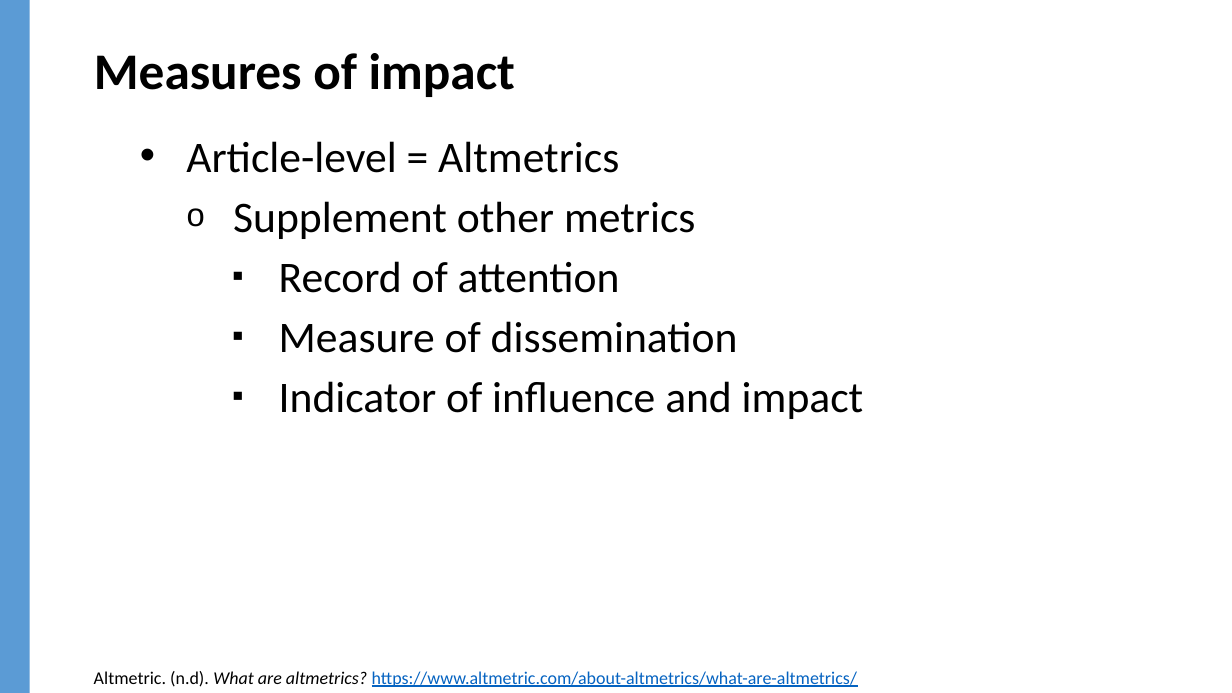
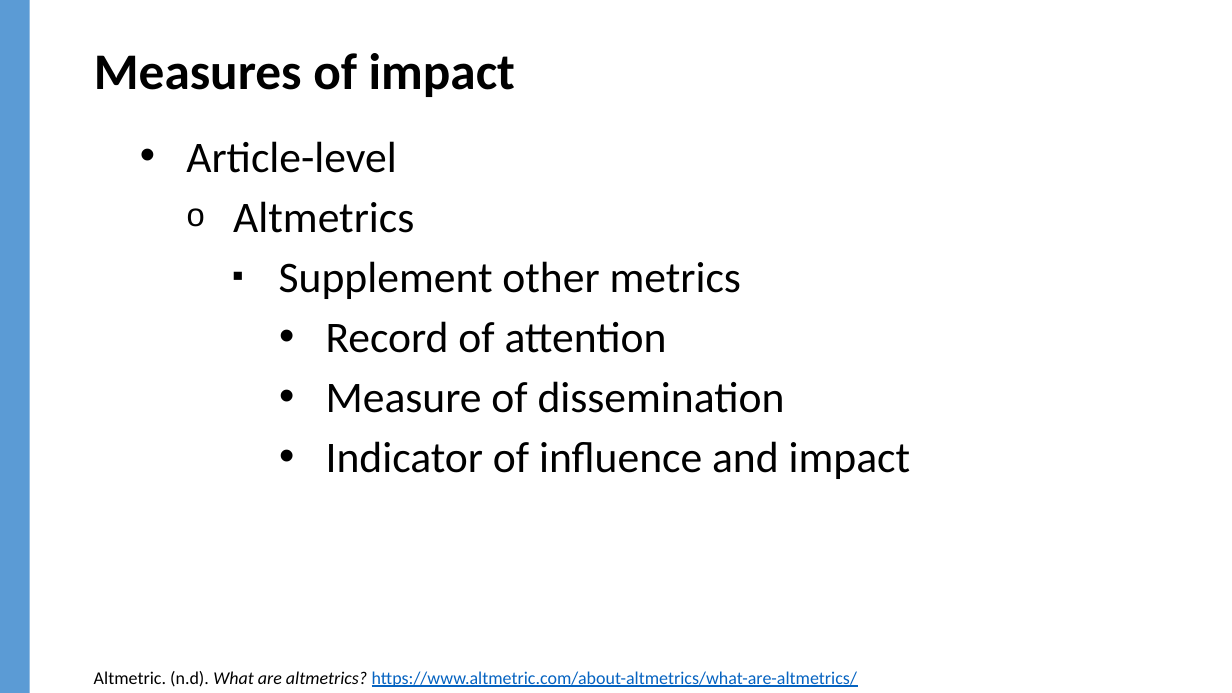
Before and after one commit to jylisadoney/jylisadoney.github.io, a slide deck: slide 27 of media/JylisaDoney_ACRL-ScholarlyCommunicationsCookbook_KeyIngredients.pptx. Drawn at 1232x693 pixels with LibreOffice and Linux fonts; fonts in the diff are those of the drawing; background and template pictures are left out. Boxes give left, top, right and bottom in pixels: in the first picture for what was removed or moved away, otherwise in the second. Text is boxed around its words. In the diff, an @@ line names an element or a change of style, - is before the commit and + after.

```diff
--- a/media/JylisaDoney_ACRL-ScholarlyCommunicationsCookbook_KeyIngredients.pptx
+++ b/media/JylisaDoney_ACRL-ScholarlyCommunicationsCookbook_KeyIngredients.pptx
@@ text at [186, 141, 414, 233]: text changed @@
-• Article-level = Altmetrics
+• Article-level
+  o Altmetrics
@@ text at [279, 261, 911, 479]: bullet o to ▪; list level 2 to 3 in "Supplement other metrics"; bullet ▪ to •; list level 3 to 4 in "Record of attention"; list level 3 to 4 in "Measure of dissemination"; list level 3 to 4 in "Indicator of influence and impact" @@
```
Also in this commit, not shown: 23 other slides changed, 1 other file.
